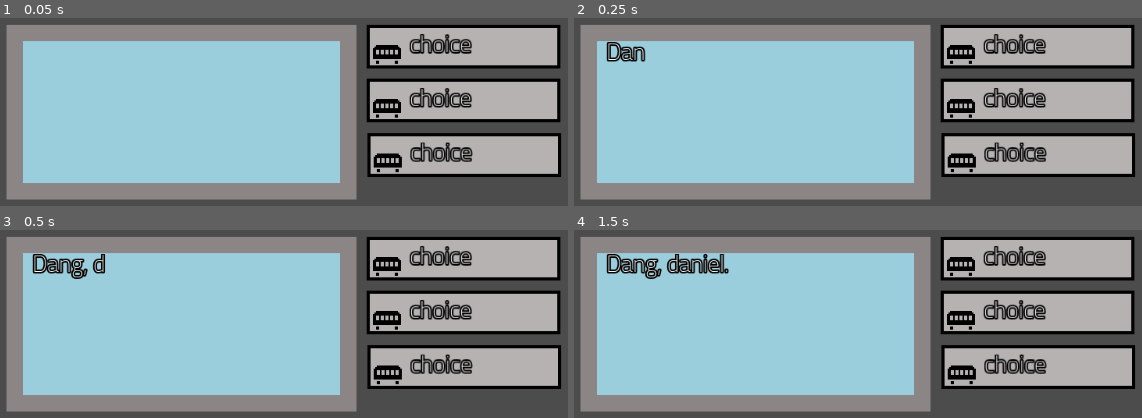
Above: before the commit, frames 1-4 (two rows, left to right).
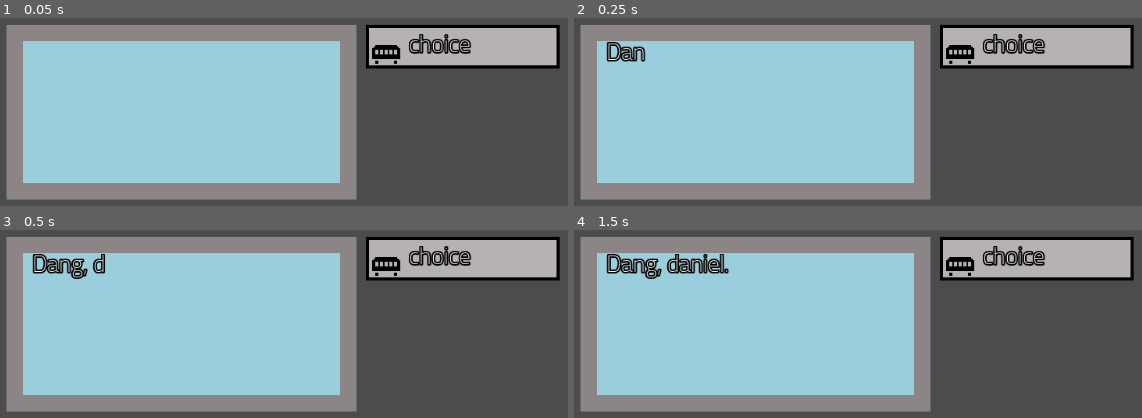
Above: after the commit, the same moments.

Repository: CtrlAltLeo/Horadeus
Game: Godot game, scene res://TextEngine/diobox.tscn
Two runs of this game, one before a commit and one after it. Both use one fixed random seed, a clock stepped at 60 frames per second and the inputs below. The project has no main scene, so this scene is started directly.
Inputs (mouse positions are in pixels of both pictures, inside the frame that each line leads up to):
- Up to frame 1 (0.05 s): no input
- Up to frame 2 (0.25 s): no input
- Up to frame 3 (0.5 s): no input
- Up to frame 4 (1.5 s): move the mouse to (755, 324) at 0.52 s; click (755, 324) at 0.6 s; tap Enter at 1.25 s; move the mouse to (outside the picture) at 1.27 s; click (outside the picture) at 1.35 s

The runs differ from the first frame. In frame 1, 16% of the frame differs, in the area x 64-99%, y 3-85%; in frame 2, 16%; in frame 3, 16%; in frame 4, 16%.
Error before the commit: Invalid operands 'int' and 'String' in operator '=='. (res://TextEngine/diobox.gd:104)

Commit message:
Choice Setup script is half done:

Diff:
--- a/TextEngine/choice.tscn
+++ b/TextEngine/choice.tscn
@@ -5,6 +5,7 @@
 [ext_resource path="res://TextEngine/dioTheme.tres" type="Theme" id=3]
 
 [node name="choice" type="Node2D"]
+position = Vector2( -8, 24 )
 script = ExtResource( 2 )
 
 [node name="box" type="Sprite" parent="."]
--- a/TextEngine/diobox.gd
+++ b/TextEngine/diobox.gd
@@ -29,7 +29,7 @@
 
 #The actual Choice Text
 #Choice Format When It Triggers:How Many there are:ChoiceText1-X:Corrisponding Choice Destination
-var choices = ["1:2:Yes:No:2:3","3:4:3:6"]
+var choices = ["0:3:Yes:No:Maybe:2:3:4","3:4:3:6"]
 
 func _ready():
 
@@ -50,6 +50,8 @@
 		endOfLine = true
 	else:
 		endOfLine = false
+
+
 
 func IsLastLine():
 	if active + 1 < text.size() and !checkActiveAgainstEnd():
@@ -78,6 +80,8 @@
 	textBoxText.text = text[active]
 	canSeeTimer.start()
 
+	checkIfChoice()
+
 func _on_canSeeTimer_timeout():
 	if !endOfLine:
 		canSee += 1
@@ -101,5 +105,24 @@
 
 func checkIfChoice():
 	for i in choiceTriggers:
-		if active == i:
+		if active == int(i):
 			isAChoice = true
+			setupChoiceBoxes()
+
+func setupChoiceBoxes():
+	var staticRank = int(choiceTriggers.find(str(active)))
+	#Split Choice Zero is when it's active
+	#Split Choice One is the number of Choices in the Choice Datapack
+
+	var splitChoice = choices[staticRank].split(":")
+
+	var choiceText = []
+	var choiceDes = []
+
+	for i in int(splitChoice[1]):
+		choiceText.append(splitChoice[2+i])
+
+		choiceDes.append(splitChoice[ 2 + int(splitChoice[1]) + i ])
+
+	print(choiceText)
+	print(choiceDes)
--- a/TextEngine/diobox.tscn
+++ b/TextEngine/diobox.tscn
@@ -7,7 +7,7 @@
 [ext_resource path="res://UI/clickableObject.tscn" type="PackedScene" id=5]
 
 [sub_resource type="RectangleShape2D" id=1]
-extents = Vector2( 197.62, 91.4294 )
+extents = Vector2( 221.33, 108.28 )
 
 [node name="diobox" type="Node2D"]
 script = ExtResource( 3 )
@@ -40,13 +40,7 @@
 one_shot = true
 
 [node name="choice" parent="." instance=ExtResource( 4 )]
-position = Vector2( 601.147, 388.266 )
-
-[node name="choice2" parent="." instance=ExtResource( 4 )]
-position = Vector2( 601.098, 457.241 )
-
-[node name="choice3" parent="." instance=ExtResource( 4 )]
-position = Vector2( 601.802, 526.634 )
+position = Vector2( 600, 388.049 )
 
 [node name="clickableObject" parent="." instance=ExtResource( 5 )]
 
